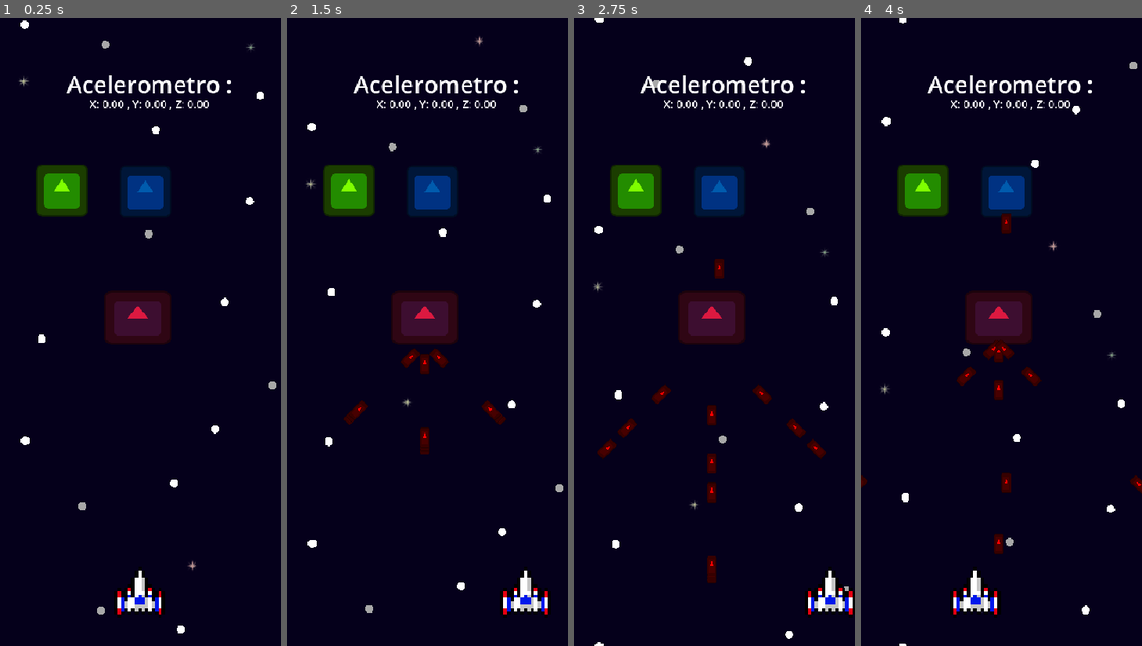
Above: before the commit, frames 1-4 (left to right).
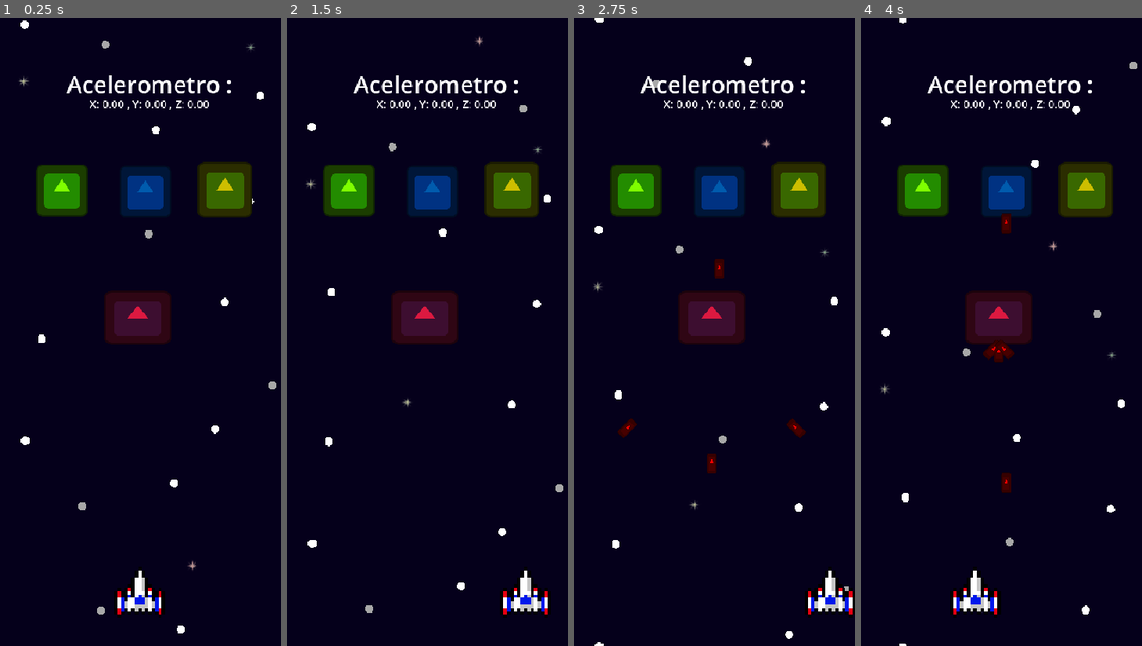
Above: after the commit, the same moments.

Repository: Juawo/space-shooter
Game: Godot game, scene res://scenes/game/gameWorld/game_world.tscn
Same seed, same stepped clock (60 frames per second), same inputs: the game is played once before the commit and once after it. The engine's default icon, where the game draws it, is replaced by a stand-in: a white triangle on a blue panel in a dark square.
Inputs:
- Up to frame 1 (0.25 s): no input
- Up to frame 2 (1.5 s): tap Enter at 0.5 s; hold Right (ui_right) 0.53-1.28 s; hold Left (ui_left) from 1.28 s (still down)
- Up to frame 3 (2.75 s): release Left (ui_left) at 2.03 s; hold Right (ui_right) from 2.03 s (still down)
- Up to frame 4 (4 s): release Right (ui_right) at 3.53 s; hold Left (ui_left) from 3.53 s (still down)

The runs differ from the first frame. In frame 1, 1.7% of the frame differs, in the area x 70-90%, y 22-32%; in frame 2, 2.5%; in frame 3, 2.5%, in the area x 8-90%, y 22-90%; in frame 4, 2.2%.

Commit message:
Update game world and add Enemie3 to the scene; refactor Enemie4 shooting logic

Diff:
--- a/scenes/game/gameWorld/game_world.tscn
+++ b/scenes/game/gameWorld/game_world.tscn
@@ -6,6 +6,7 @@
 [ext_resource type="PackedScene" uid="uid://d0sa2qitm3h5r" path="res://scenes/game/enemies/enemie2/enemie_2.tscn" id="4_7j6fr"]
 [ext_resource type="PackedScene" uid="uid://3eqm5l1q0og3" path="res://scenes/game/enemies/enemie1/enemie_1.tscn" id="4_uepgv"]
 [ext_resource type="PackedScene" uid="uid://x0hkj03rb8y1" path="res://scenes/game/enemies/enemie4/enemie_4.tscn" id="6_x5ux2"]
+[ext_resource type="PackedScene" uid="uid://diweol6fsnpgp" path="res://scenes/game/enemies/enemie3/enemie_3.tscn" id="7_kc0ue"]
 
 [node name="GameWorld" type="Node2D"]
 script = ExtResource("1_im6e1")
@@ -41,3 +42,6 @@
 
 [node name="Enemie4" parent="." instance=ExtResource("6_x5ux2")]
 position = Vector2(202, 438.00006)
+
+[node name="Enemie3" parent="." instance=ExtResource("7_kc0ue")]
+position = Vector2(330, 251)
--- a/scripts/game/enemies/enemie4/enemie_4.gd
+++ b/scripts/game/enemies/enemie4/enemie_4.gd
@@ -1,23 +1,12 @@
 extends "res://scripts/game/enemies/enemie_base.gd"
 
 @export var bullet_scene : PackedScene = preload("res://scenes/game/enemies/enemie4/enemy_rotated_bullet.tscn")
-@onready var left_gun_point: Marker2D = $GunPoints/LeftGunPoint
-@onready var middle_gun_point: Marker2D = $GunPoints/MiddleGunPoint
-@onready var right_gun_point: Marker2D = $GunPoints/RightGunPoint
 @onready var gun_points: Node2D = $GunPoints
 
 func shoot():
 	if bullet_scene:
-		var bullets = []
 		for gun_point in gun_points.get_children():
 			var bullet = bullet_scene.instantiate()
 			bullet.global_position = gun_point.global_position
 			bullet.rotation = gun_point.rotation
-			bullets.append(bullet)
-		for bullet in bullets:
 			get_tree().current_scene.add_child(bullet)
-
-# Apenas para teste
-func _input(event: InputEvent) -> void:
-	if event is InputEventKey:
-		shoot()
Not shown: 1 places in scenes/game/gameWorld/game_world.tscn that only renumber resources
